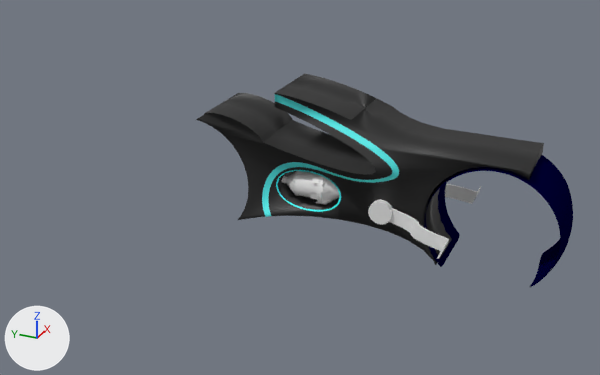
What one commit did to the Blender file models/blender/bike.blend.
Before and after are seen from a 50 mm camera at (-20.73, -8.4, 10.16) aimed at (0.4, 1.11, -0.41). The lights are fixed; the arrows at lower left show +X, +Y and +Z.

In view in the first picture: 'body', 'engine_complete.001', 'foot_pedal', 'foot_pedal.001', 'wheel_back'.
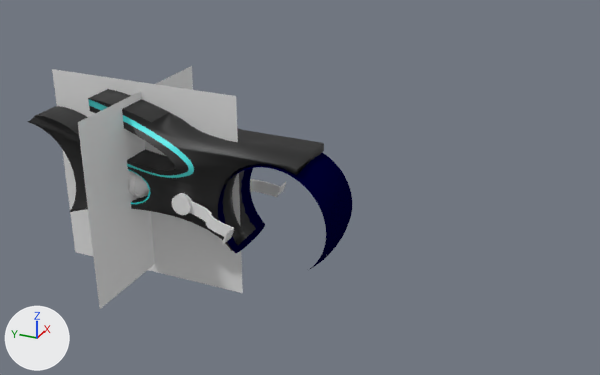
The edits, one by one:
Object 'engine_seperator' (ob_engine_seperator) moves from (0.0, 0.0, 0.0) to (0.0, 6.41, -1.02).
Object 'engine_seperator' (ob_engine_seperator) is now shown.
Object 'tyre_seperator' (ob_tyre_seperator) moves from (0.0, 0.0, 0.0) to (0.0, 6.41, -1.02).
Object 'tyre_seperator' (ob_tyre_seperator) is now shown.
Object 'foot_pedal.001' (ob_foot_pedal_001) moves from (0.0, 0.0, 0.0) to (0.0, 6.41, -1.02).
Object 'foot_pedal' (ob_foot_pedal) moves from (0.0, 0.0, 0.0) to (0.0, 6.41, -1.02).
Object 'engine_complete.001' (ob_engine_complete_001) moves from (-0.59, 0.32, 0.25) to (-0.59, 6.73, -0.77).
Object 'body' (ob_body) moves from (-2.34, -0.19, 1.77) to (-2.34, 6.22, 0.75).
Object 'wheel_back' (ob_wheel_back) moves from (0.0, -5.0, 0.0) to (0.0, 1.41, -1.02).

Where the change shows, as pixel boxes [x1, y1, x2, y2] in the pictures (600 x 375 px):
'body', moved: before [196, 73, 544, 265]; after [28, 89, 324, 251]
'engine_seperator', shown: after [52, 69, 243, 293]
'tyre_seperator', shown: after [78, 66, 193, 309]
'wheel_back', moved: before [424, 155, 573, 287]; after [218, 153, 352, 269]
'foot_pedal.001', moved: before [368, 200, 449, 259]; after [172, 193, 234, 245]
'engine_complete.001', moved: before [281, 171, 340, 205]; after [128, 172, 149, 198]
'foot_pedal', moved: before [445, 184, 481, 204]; after [250, 179, 286, 197]
